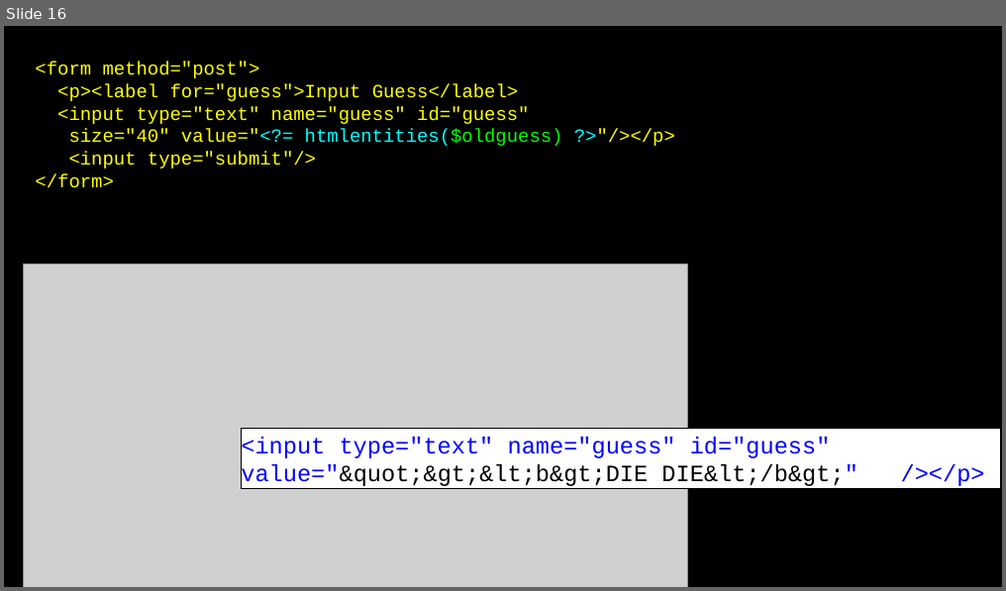
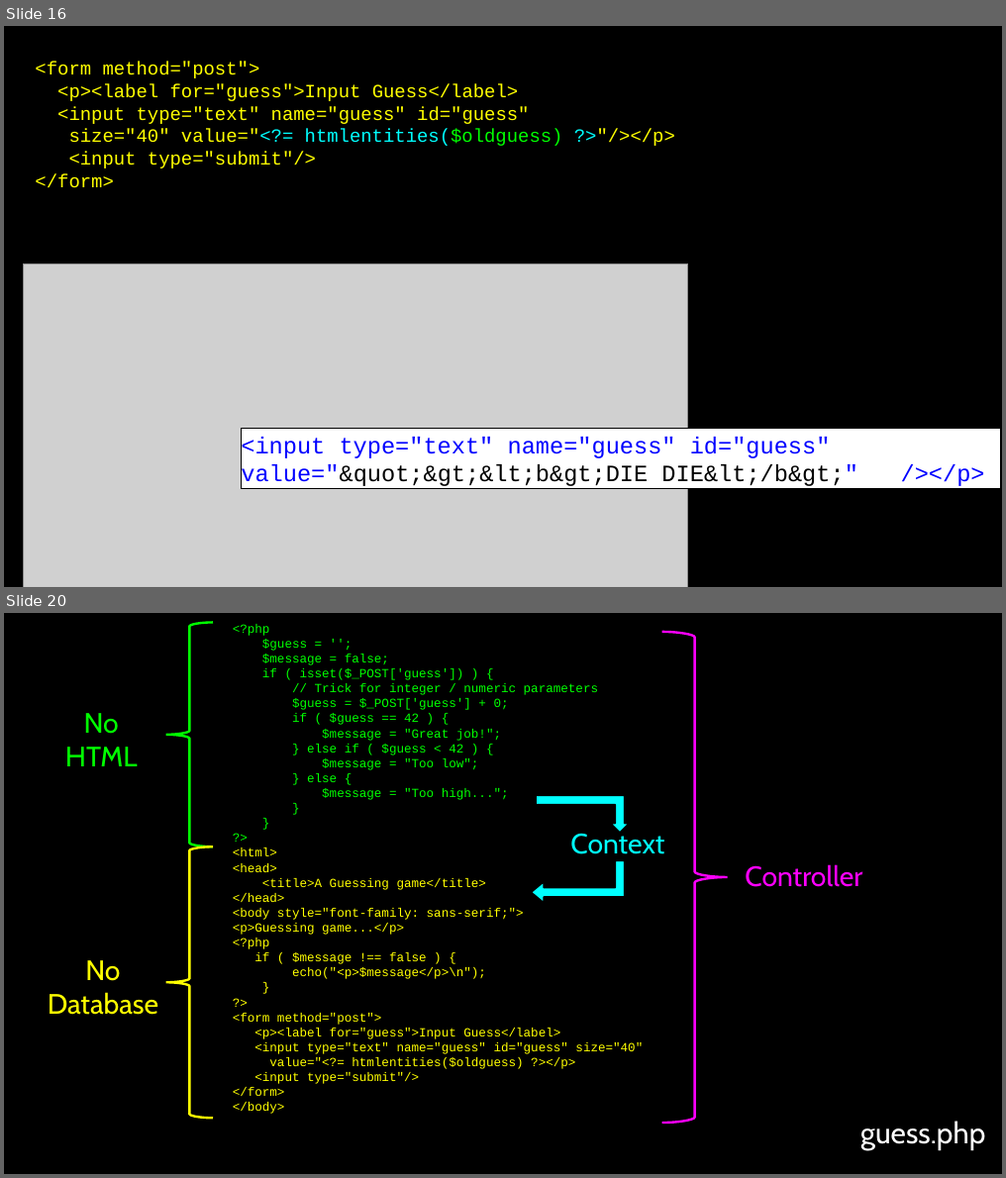
Before and after one commit to csev/wa4e, a slide deck: lectures/PHP-06-Forms.ppt. Shown one above the other, each under a label of ours: slide 16 before the commit, slides 16 and 20 after it; the slides between them are not shown. The pictures are 1006x591 and 1006x1178 pixels, drawn with LibreOffice and Linux fonts; fonts in the diff are those of the drawing; grey boxes stand for pictures. Boxes give left, top, right and bottom in pixels: in the first picture for what was removed or moved away, otherwise in the second. Text is boxed around its words. In the diff, an @@ line names an element or a change of style, - is before the commit and + after.

```diff
--- a/lectures/PHP-06-Forms.ppt
+++ b/lectures/PHP-06-Forms.ppt
@@ slide 20 added at bbox=[4, 613, 1002, 1174], background #000000 @@
@@ freeform shape added at bbox=[166, 623, 213, 847], outline #00FF00 3 pt @@
@@ text added at bbox=[233, 624, 643, 1114], 16 pt, text #FFFF00 @@
+<?php
+$guess = '';
+$message = false;
+if ( isset($_POST['guess']) ) {
+// Trick for integer / numeric parameters
+$guess = $_POST['guess'] + 0;
+if ( $guess == 42 ) {
+$message = "Great job!";
+} else if ( $guess < 42 ) {
+$message = "Too low";
+} else {
+$message = "Too high...";
+}
+}
+?>
+<html>
+<head>
+<title>A Guessing game</title>
+</head>
+<body style="font-family: sans-serif;">
+<p>Guessing game...</p>
+<?php
+if ( $message !== false ) {
+echo("<p>$message</p>\n");
+}
+?>
+<form method="post">
+<p><label for="guess">Input Guess</label>
+<input type="text" name="guess" id="guess" size="40"
+value="<?= htmlentities($oldguess) ?></p>
+<input type="submit"/>
+</form>
+</body>
@@ freeform shape added at bbox=[661, 632, 728, 1123], outline #FF00FF 3 pt @@
@@ text added at bbox=[65, 713, 138, 766], 36 pt, text #00FF00 @@
+No
+HTML
@@ freeform shape added at bbox=[536, 795, 630, 833], fill #00FFFF, outline #000000 2.01 pt @@
@@ freeform shape added at bbox=[166, 847, 213, 1118], outline #FFFF00 3 pt @@
@@ text added at bbox=[570, 831, 664, 855], 36 pt, text #00FFFF @@
+Context
@@ freeform shape added at bbox=[531, 861, 625, 903], fill #00FFFF, outline #000000 2.01 pt @@
@@ text added at bbox=[745, 864, 862, 887], 36 pt, text #FF00FF @@
+Controller
@@ text added at bbox=[48, 960, 158, 1015], 36 pt, text #FFFF00 @@
+No
+Database
@@ text added at bbox=[860, 1121, 985, 1151], 38 pt, text #FFFFFF @@
+guess.php
```
Also in this commit, not shown: 3 slides changed, 1 other slide added.
